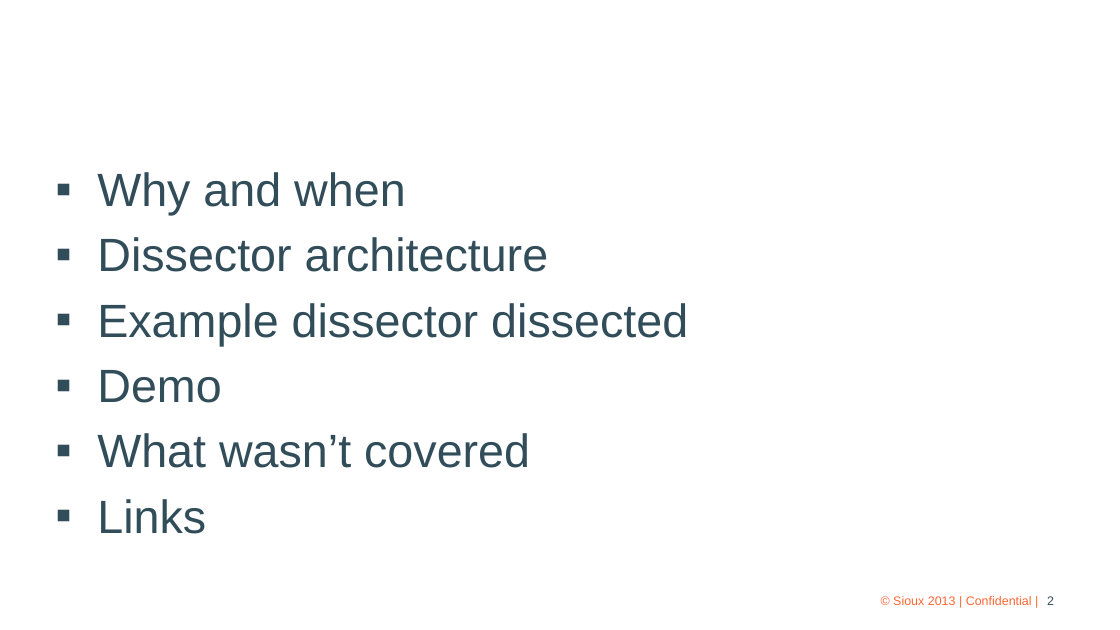
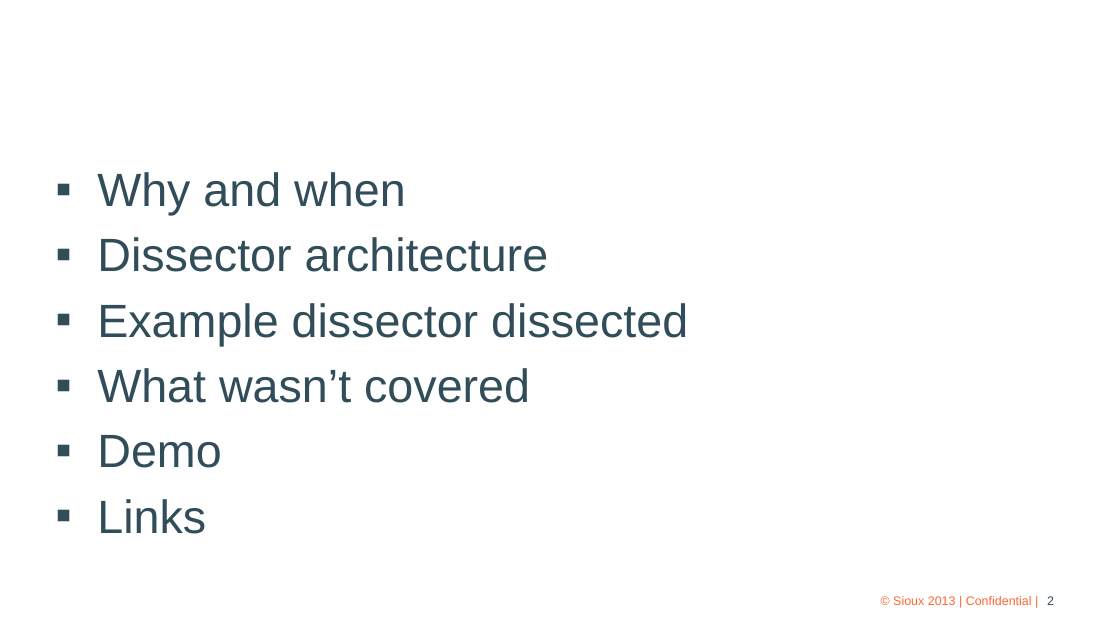
Before and after one commit to xtofl/wiresharkdemo, a slide deck: slide 2 of Lua Wireshark Dissectors.pptx. Drawn at 1120x630 pixels with LibreOffice and Linux fonts; fonts in the diff are those of the drawing; background and template pictures are left out. Boxes give left, top, right and bottom in pixels: in the first picture for what was removed or moved away, otherwise in the second. Text is boxed around its words. In the diff, an @@ line names an element or a change of style, - is before the commit and + after.

```diff
--- a/Lua Wireshark Dissectors.pptx
+++ b/Lua Wireshark Dissectors.pptx
@@ text at <box>97,368,530,403</box>: paragraph added @@
+▪ What wasn’t covered
@@ text at <box>97,433,530,468</box>: paragraph removed @@
-▪ What wasn’t covered
```
Also in this commit, not shown: 5 other slides changed, 5 slides added.
